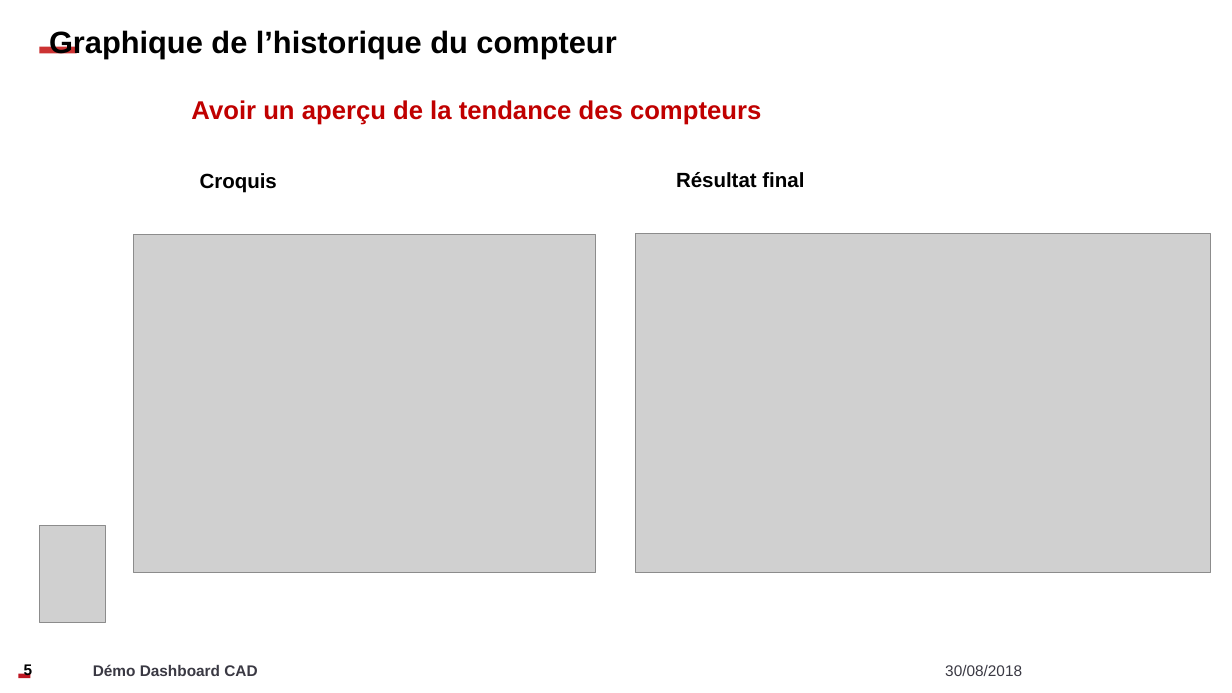
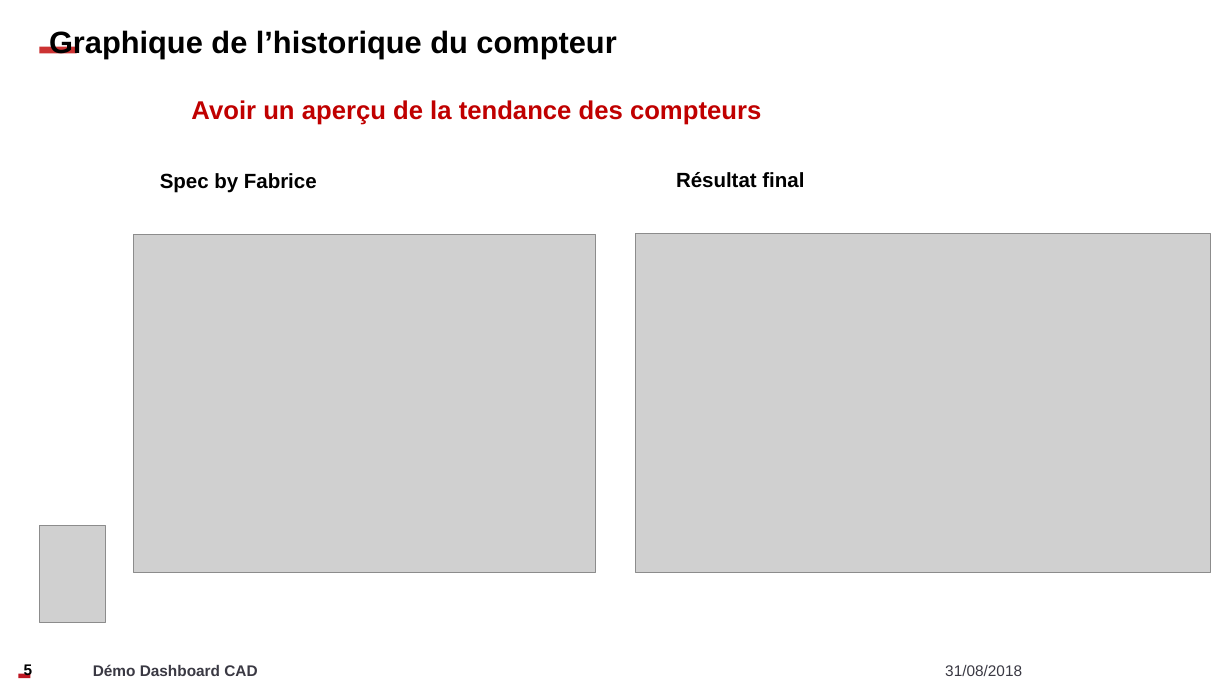
Before and after one commit to Zadrott/rapportStage, a slide deck: slide 5 of Présentation.pptx. Drawn at 1232x693 pixels with LibreOffice and Linux fonts; fonts in the diff are those of the drawing; grey boxes stand for pictures; background and template pictures are left out. Boxes give left, top, right and bottom in pixels: in the first picture for what was removed or moved away, otherwise in the second. Text is boxed around its words. In the diff, an @@ line names an element or a change of style, - is before the commit and + after.

```diff
--- a/Présentation.pptx
+++ b/Présentation.pptx
@@ text at bbox=[160, 173, 317, 193]: text changed @@
-Croquis
+Spec by Fabrice
@@ text at bbox=[945, 665, 1022, 676]: text changed @@
-30/08/2018
+31/08/2018
```
Also in this commit, not shown: 5 other slides changed, 1 slide added, 8 slides removed, 4 other files.
